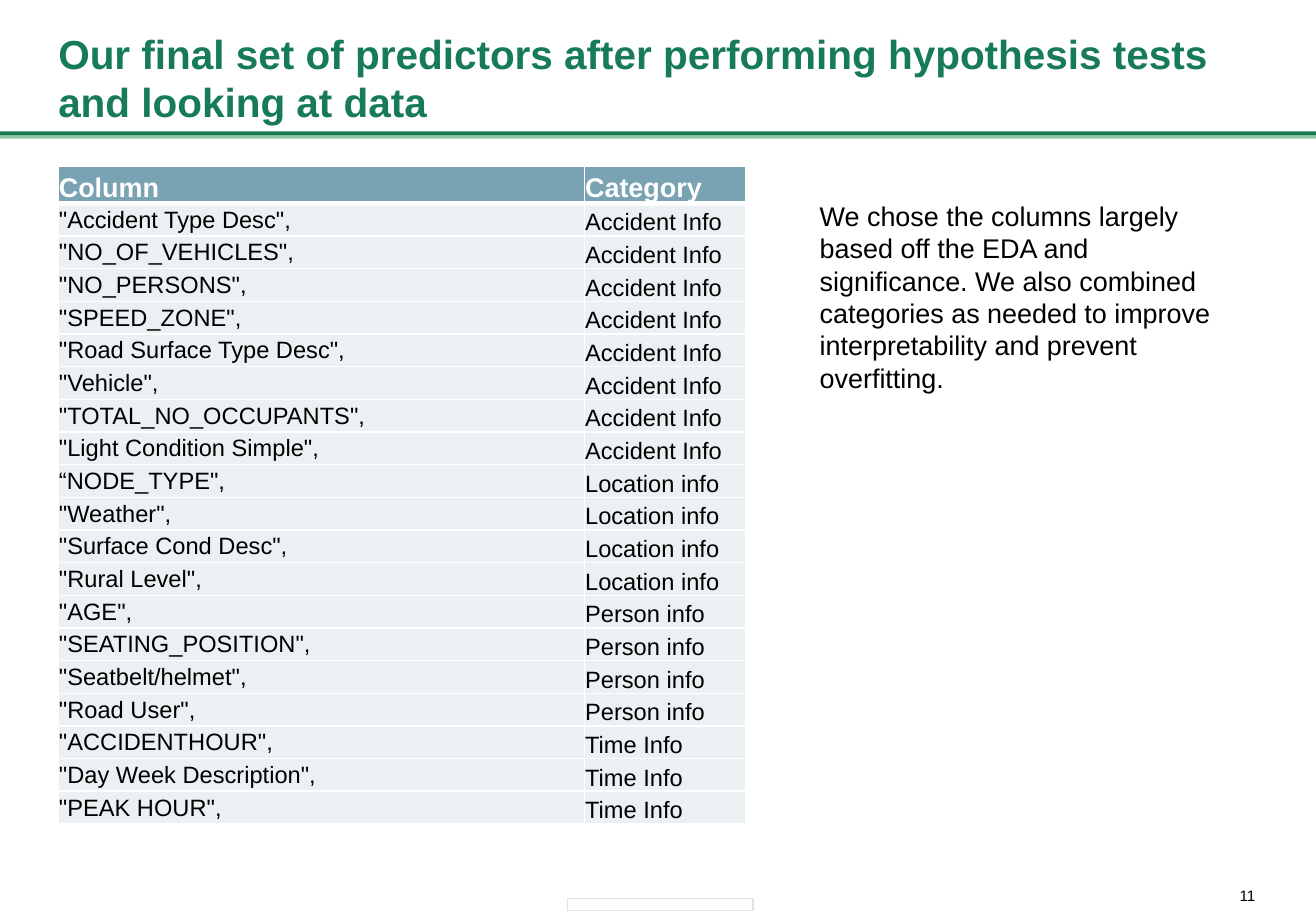
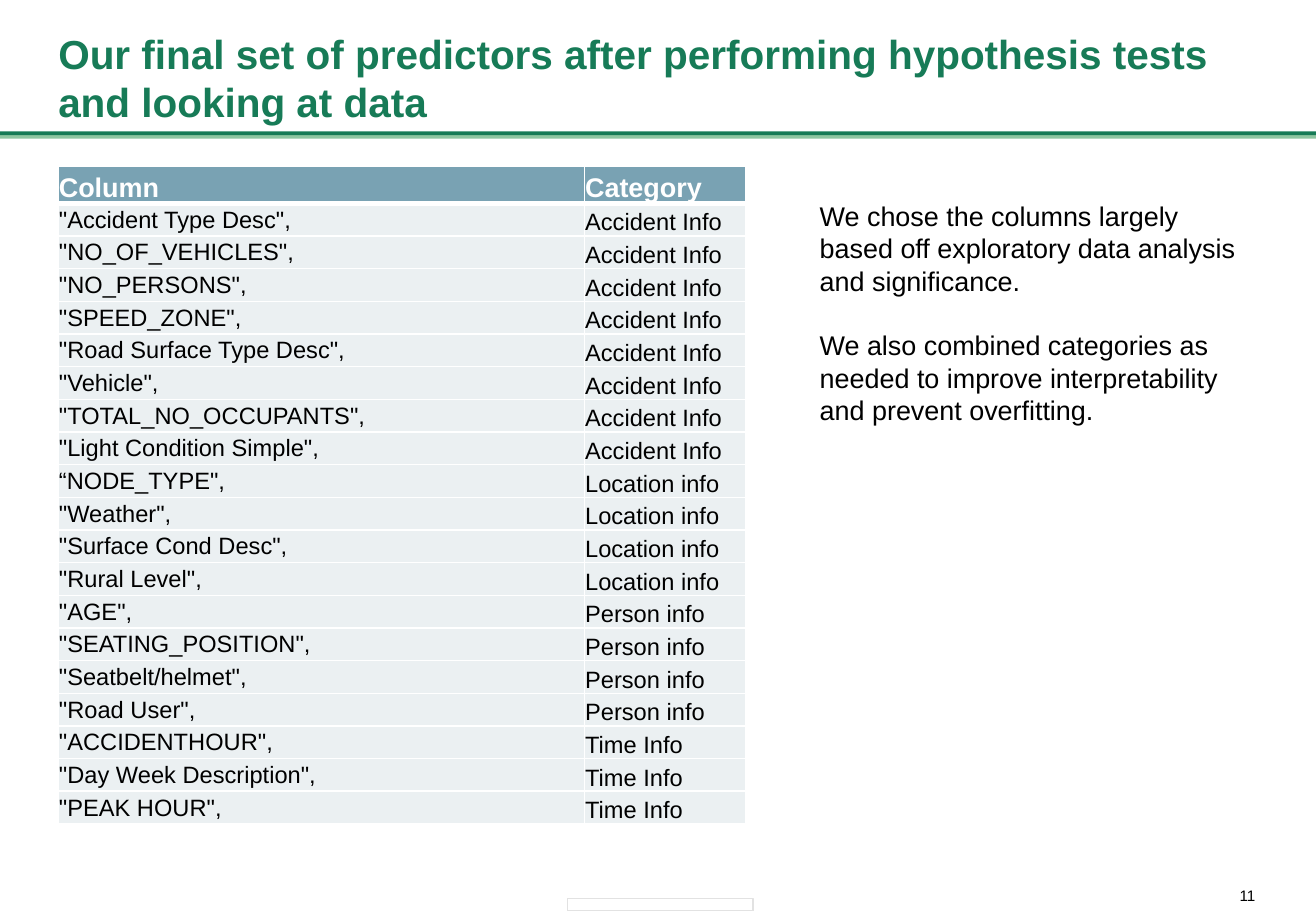
Before and after one commit to Sunken52/Crash-Data-ML, a slide deck: slide 11 of Presentation/Crash analysis presentation.pptx. Drawn at 1316x911 pixels with LibreOffice and Linux fonts; fonts in the diff are those of the drawing. Boxes give left, top, right and bottom in pixels: in the first picture for what was removed or moved away, otherwise in the second. Text is boxed around its words. In the diff, an @@ line names an element or a change of style, - is before the commit and + after.

```diff
--- a/Presentation/Crash analysis presentation.pptx
+++ b/Presentation/Crash analysis presentation.pptx
@@ text at bbox=[820, 206, 1235, 425]: text changed @@
-We chose the columns largely based off the EDA and significance. We also combined categories as needed to improve interpretability and prevent overfitting.
+We chose the columns largely based off exploratory data analysis and significance.
+We also combined categories as needed to improve interpretability and prevent overfitting.
```
Also in this commit, not shown: 3 other slides changed.
